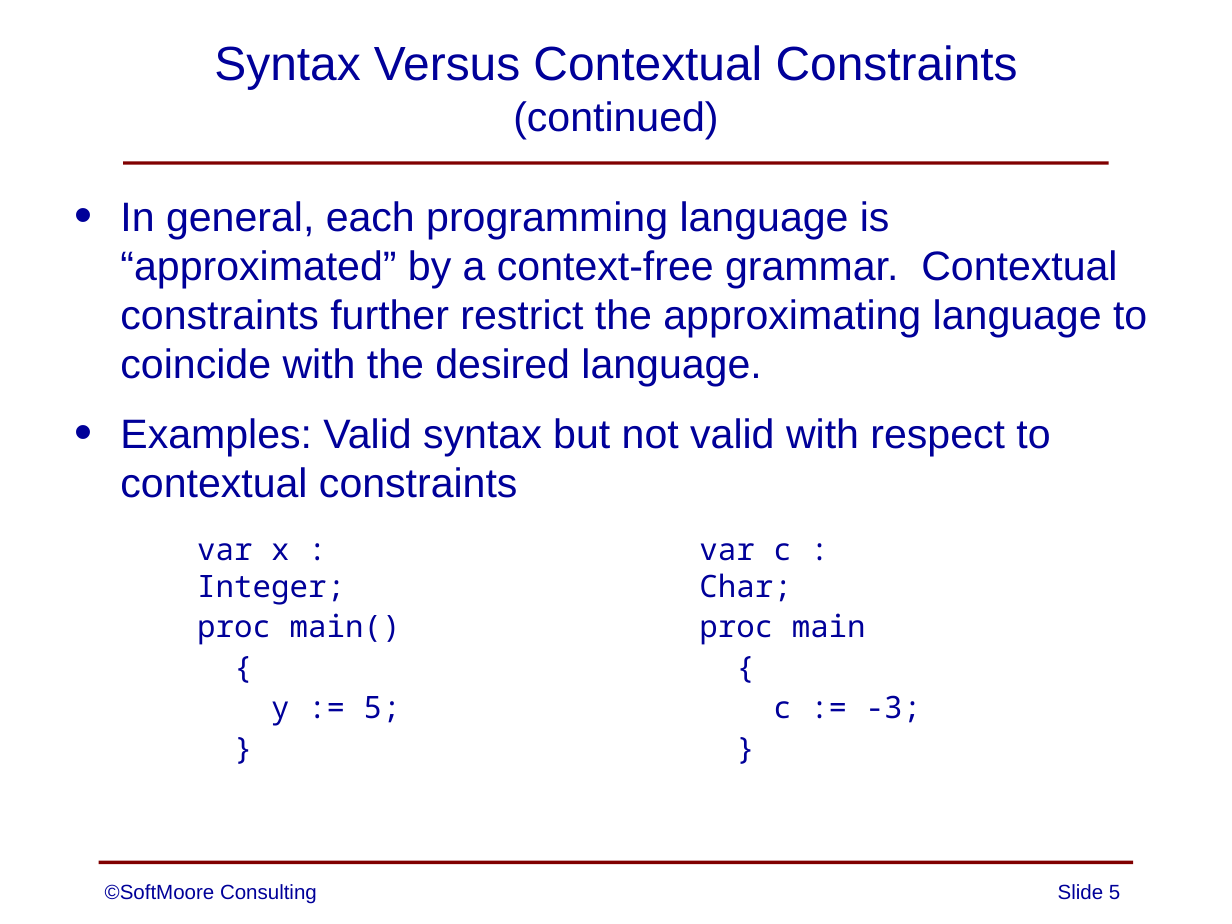
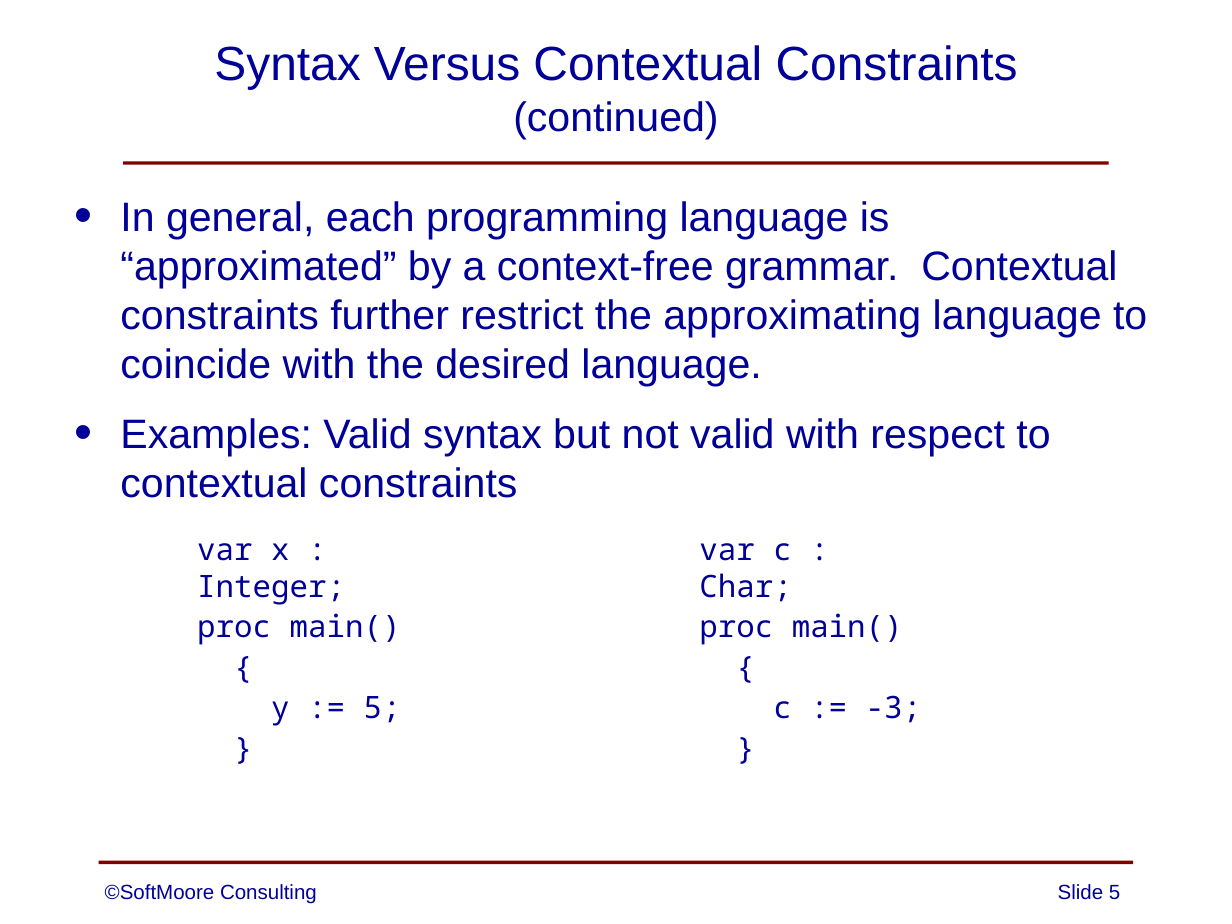
Before and after one commit to SoftMoore/CPRL-Java-3rd, a slide deck: slide 5 of PowerPoints/03 - Context-Free Grammars.pptx. Drawn at 1232x924 pixels with LibreOffice and Linux fonts; fonts in the diff are those of the drawing. Boxes give left, top, right and bottom in pixels: in the first picture for what was removed or moved away, otherwise in the second. Text is boxed around its words. In the diff, an @@ line names an element or a change of style, - is before the commit and + after.

```diff
--- a/PowerPoints/03 - Context-Free Grammars.pptx
+++ b/PowerPoints/03 - Context-Free Grammars.pptx
@@ text at (699, 613, 903, 645): text changed @@
-proc main
+proc main()
```
Also in this commit, not shown: 3 other slides changed.
